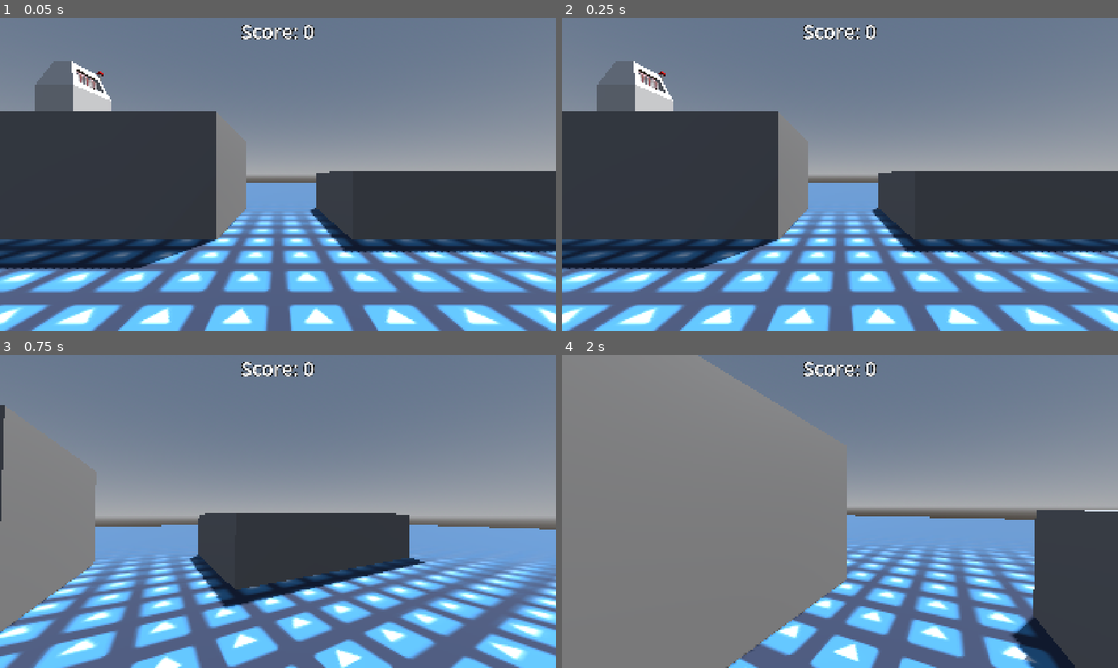
Above: before the commit, frames 1-4 (two rows, left to right).
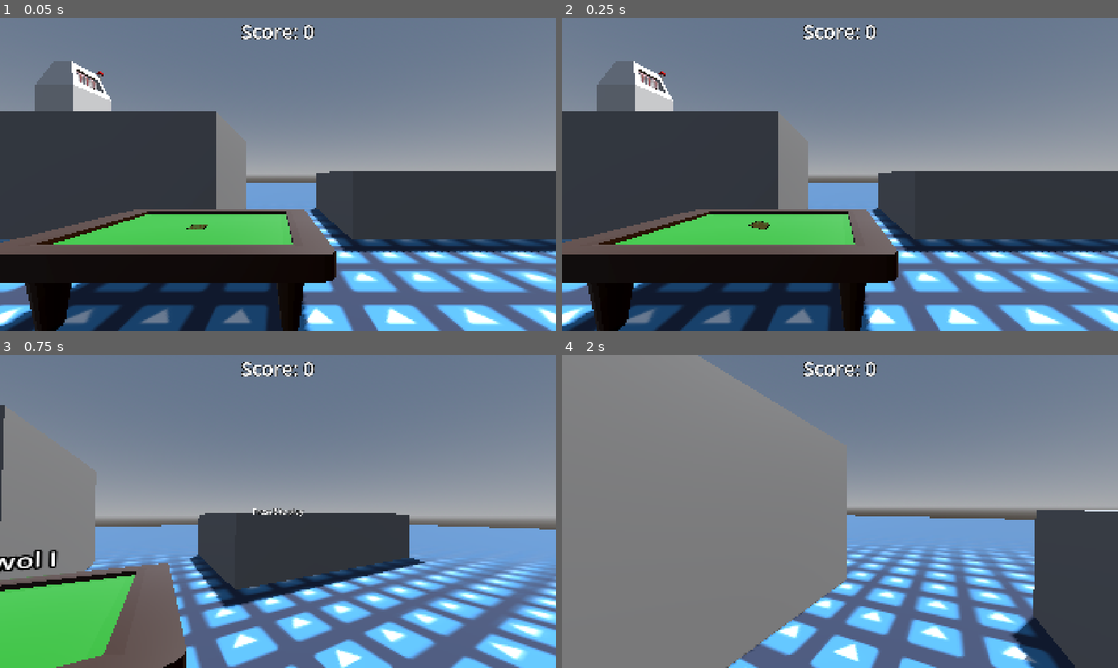
Above: after the commit, the same moments.

Repository: dani3ljh/Gambling-Addiction-Simulator
Game: Godot game, scene res://Scenes/main.tscn
Two runs of this game, one before a commit and one after it. Both use one fixed random seed, a clock stepped at 60 frames per second and the inputs below. The engine's default icon, where the game draws it, is replaced by a stand-in: a white triangle on a blue panel in a dark square.
Inputs (mouse positions are in pixels of both pictures, inside the frame that each line leads up to):
- Up to frame 1 (0.05 s): no input
- Up to frame 2 (0.25 s): no input
- Up to frame 3 (0.75 s): move the mouse to (305, 511) at 0.52 s; hold W (up) from 0.53 s (still down); tap E (interact) at 0.6 s
- Up to frame 4 (2 s): keep holding W (up); tap Space (jump) at 0.77, 1.52 s; move the mouse to (812, 511) at 1.27 s; tap Shift (sprint) at 1.35 s

The runs differ from the first frame. In frame 1, 20% of the frame differs, in the area x 0-61%, y 61-100%; in frame 2, 20%; in frame 3, 11%; in frame 4, nothing differs.

Commit message:
Added Code to Flip Card

Diff:
--- a/Scenes/card.tscn
+++ b/Scenes/card.tscn
@@ -5,7 +5,8 @@
 
 [node name="Card" type="Node3D" unique_id=1787445220]
 script = ExtResource("1_0qqmn")
-end_y = 0.123
+max_y = 0.123
+flip_time = 3.0
 
 [node name="Front" type="AnimatedSprite3D" parent="." unique_id=1614638006]
 transform = Transform3D(-7.1468115e-08, 1.635, -7.1468115e-08, -2.858725e-07, -7.1468136e-08, -1.635, -1.635, -7.14681e-08, 2.858725e-07, 0, 0, 0)
--- a/Scenes/main.tscn
+++ b/Scenes/main.tscn
@@ -151,7 +151,7 @@
 mesh = SubResource("BoxMesh_mqvok")
 
 [node name="CardTable" parent="." unique_id=92990351 instance=ExtResource("7_6bp64")]
-transform = Transform3D(-4.371139e-08, 0, 1, 0, 1, 0, -1, 0, -4.371139e-08, -5.522, 6.724906, 21.326456)
+transform = Transform3D(-4.371139e-08, 0, 1, 0, 1, 0, -1, 0, -4.371139e-08, -1.237349, 6.1035156e-05, -3.1745434)
 
 [node name="Label3D" type="Label3D" parent="." unique_id=1623660684]
 transform = Transform3D(-1, 0, 8.742278e-08, 0, 1, 0, -8.742278e-08, 0, -1, -5.4731517, 6.476728, 15.611655)
--- a/Scripts/card.gd
+++ b/Scripts/card.gd
@@ -1,8 +1,8 @@
 extends Node3D
 
 @export_group("Flip Animation")
-@export var start_y: float
-@export var end_y: float
+@export var min_y: float
+@export var max_y: float
 @export var flip_time: float
 
 @onready var front: AnimatedSprite3D = $Front
@@ -12,8 +12,22 @@
 
 # Called when the node enters the scene tree for the first time.
 func _ready() -> void:
-	pass # Replace with function body.
+	is_flipping = true
+	rotation.x = 0
+	position.y = min_y
 
 # Called every frame. 'delta' is the elapsed time since the previous frame.
 func _process(delta: float) -> void:
-	pass
+	if not is_flipping:
+		return
+
+	timer += delta
+
+	if timer > flip_time:
+		is_flipping = false
+		rotation.x = deg_to_rad(180)
+		position.y = min_y
+		return
+
+	rotation.x = timer / flip_time * deg_to_rad(180)
+	position.y = min_y + (max_y - min_y) * abs(sin(rotation.x))
--- a/Scripts/card_table.gd
+++ b/Scripts/card_table.gd
@@ -17,10 +17,10 @@
 	interact_label.visible = false
 	not_coded_label.visible = false
 
-	for i in range(52):
-		var new_card = card.instantiate()
-		card_pile.add_child(new_card)
-		new_card.position = Vector3(0, i * 0.001, 0)
+	#for i in range(52):
+	var new_card = card.instantiate()
+	card_pile.add_child(new_card)
+	#new_card.position = Vector3(0, i * 0.001, 0)
 
 # Called every frame. 'delta' is the elapsed time since the previous frame.
 func _process(delta):
